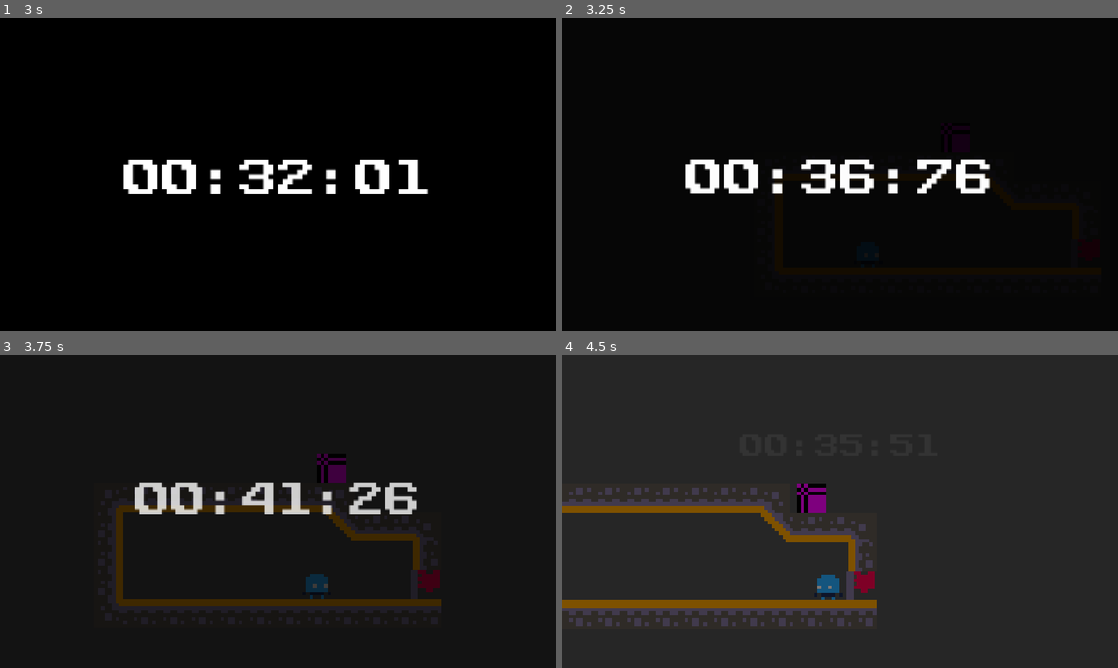
Above: before the commit, frames 1-4 (two rows, left to right).
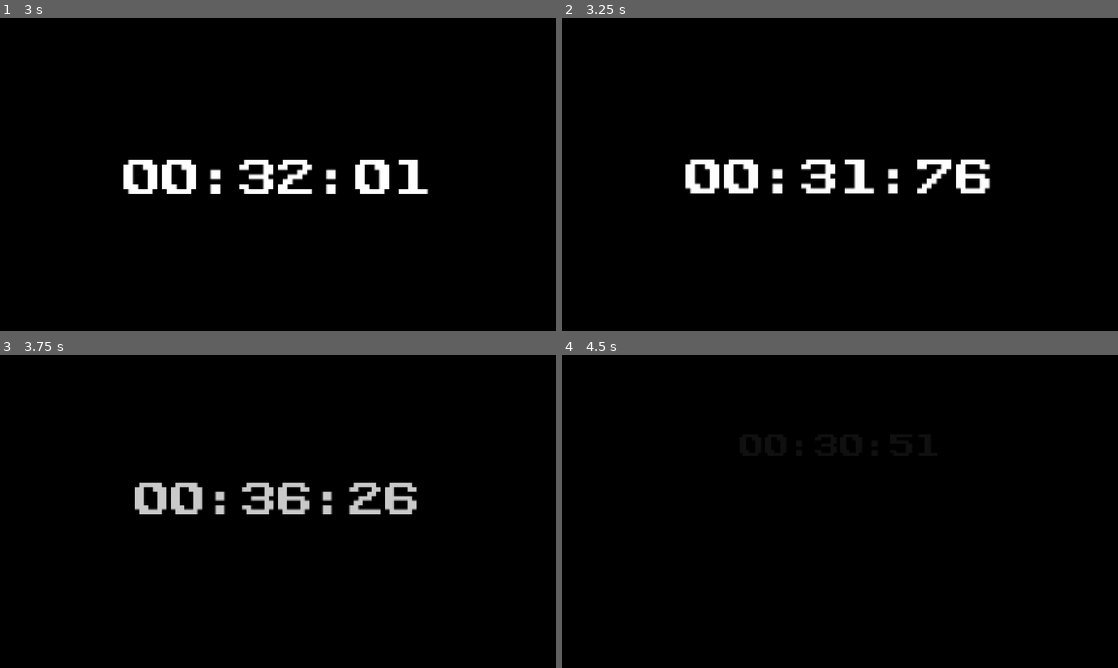
Above: after the commit, the same moments.

Repository: GameJam-NACRE/GMTK-2026
Game: Godot game, scene res://main.tscn
Two runs of this game, one before a commit and one after it. Both use one fixed random seed, a clock stepped at 60 frames per second and the inputs below.
Inputs:
- Up to frame 1 (3 s): tap Enter at 0.5 s; hold E (open_door) 0.53-1.28 s; hold D (move_right) 0.53-2.03 s; tap W (move_up) at 0.77, 1.52 s; tap P at 1.35 s; hold A (move_left) 2.03-2.78 s; tap O at 2.1 s; hold D (move_right) from 2.78 s (still down); tap E (open_door) at 2.85 s
- Up to frame 2 (3.25 s): keep holding D (move_right); tap W (move_up) at 3.02 s
- Up to frame 3 (3.75 s): keep holding D (move_right); tap P at 3.6 s
- Up to frame 4 (4.5 s): tap W (move_up) at 3.77 s; release D (move_right) at 4.28 s; hold A (move_left) from 4.28 s (still down); tap O at 4.35 s

Frame 1 is identical in both runs. In frame 2, 0.4% of the frame differs, in the area x 50-57%, y 45-57%; in frame 3, 7.5%; in frame 4, 100%, in the area x 0-100%, y 0-100%.
Error after the commit: Parse Error: Preload file "res://scenes/levels/phase4/final.tscn" does not exist. (res://src/autoload/game_manager.gd:8)

Commit message:
ajout gestion signaux + suppression hud manager

Diff:
--- a/src/autoload/event_bus.gd
+++ b/src/autoload/event_bus.gd
@@ -28,6 +28,9 @@
 
 @warning_ignore("unused_signal")
 signal stop_countdown()
+
+@warning_ignore("unused_signal")
+signal end_level_clicker()
 
 # ==== Signaux Player ============
 
--- a/src/autoload/game_manager.gd
+++ b/src/autoload/game_manager.gd
@@ -4,8 +4,9 @@
 
 var level_queue: Array[PackedScene] = [
 	preload("res://scenes/levels/phase0/level_0.tscn"),
+	preload("res://scenes/levels/phase3/clicker.tscn"),
+	preload("res://scenes/levels/phase4/final.tscn"),
 	preload("res://scenes/levels/phase2/level_8.tscn"),
-	preload("res://scenes/levels/phase3/clicker.tscn"),
 	]
 
 func _ready() -> void:
@@ -17,10 +18,6 @@
 		push_warning("FIN DES NIVEAUX")
 		return
 	push_warning("level %d is loading" % [current_level])
-	if "clicker" in level_queue[current_level].resource_path:
-		EventBus.countdown_clicker_mode.emit()
-	else:
-		EventBus.countdown_hud_mode.emit()
 
 	LevelManager.load_level(level_queue[current_level])
 
